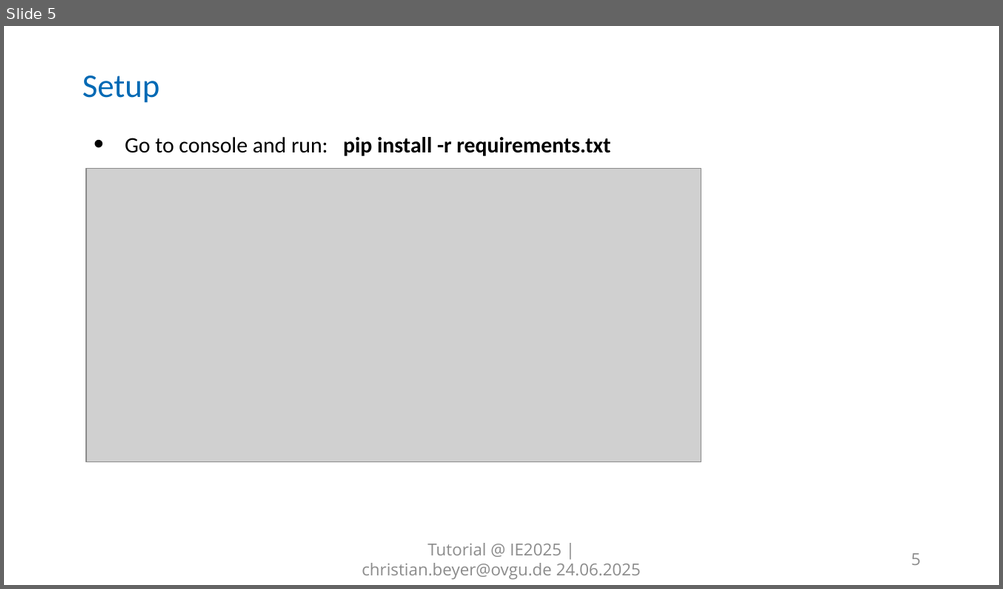
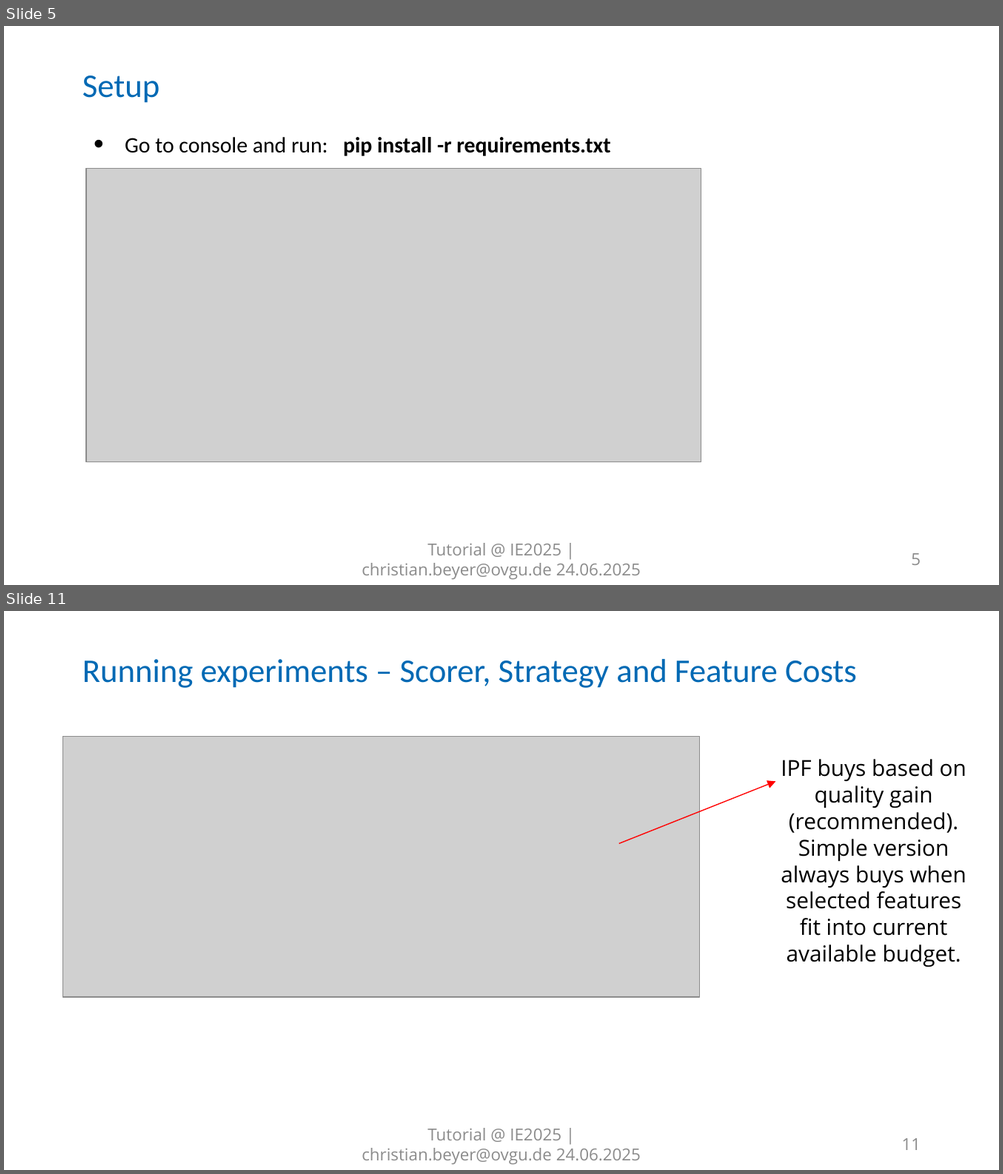
Before and after one commit to cbeyer-code/AFA_Workshop_IE2025, a slide deck: Framework 101.pptx. Shown one above the other, each under a label of ours: slide 5 before the commit, slides 5 and 11 after it; the slides between them are not shown. The pictures are 1003x589 and 1003x1174 pixels, drawn with LibreOffice and Linux fonts; fonts in the diff are those of the drawing; grey boxes stand for pictures; background and template pictures are left out. Boxes give left, top, right and bottom in pixels: in the first picture for what was removed or moved away, otherwise in the second. Text is boxed around its words. In the diff, an @@ line names an element or a change of style, - is before the commit and + after.

```diff
--- a/Framework 101.pptx
+++ b/Framework 101.pptx
@@ slide 11 added at <box>4,611,999,1170</box>, background #FFFFFF; not listed: 8 template elements that a slide beside it also shows @@
@@ title added at <box>82,659,856,688</box>, 24 pt, text #0069B4 @@
+Running experiments – Scorer, Strategy and Feature Costs
@@ picture added at <box>62,736,699,997</box> @@
@@ text added at <box>780,759,966,968</box>, 16 pt, text #000000 @@
+IPF buys based on quality gain (recommended).
+Simple version always buys when selected features fit into current available budget.
@@ arrow added from (619, 843) to (776, 781), #FF0000 0.75 pt @@
@@ text added at <box>361,1128,640,1165</box>, 12 pt, text #8C8C8C @@
+Tutorial @ IE2025 | christian.beyer@ovgu.de 24.06.2025
@@ page number added at <box>902,1139,921,1150</box>, 12 pt, text #8C8C8C @@
+11
```
Also in this commit, not shown: 1 slide changed, 12 other slides added.
